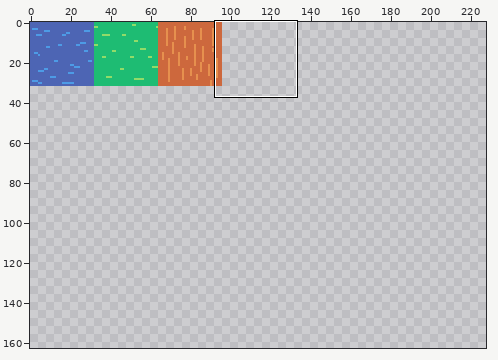
A pixel-art file gets an edit: Game Files/Assets/Sprites/Tilemap.aseprite. Above: a wide view before the commit, with the close-up outlined.
Close-up. As it was:
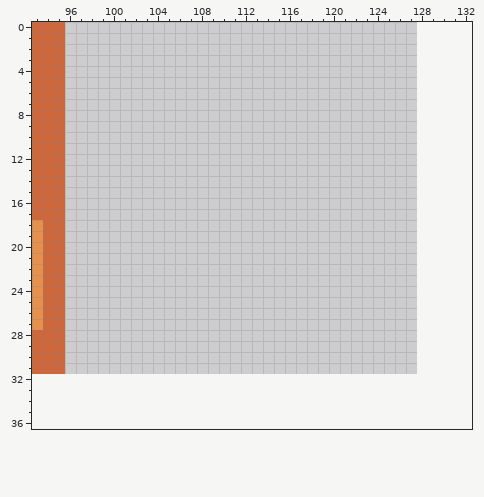
128x32 pixels, 1 frame. Shown: x 93..132, y 0..36. The old version is drawn lined up with the new one, on the new canvas. The wide view leaves out empty margins. The commit also changed other parts of the picture, which this record leaves out.
The result:
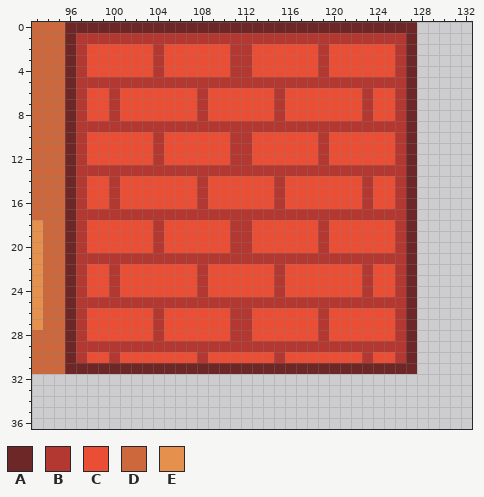
Palette (. is transparent): A #6e2727  B #b33831  C #ea4f36  D #cd683d  E #e6904e
The exact change:
canvas 128x32 -> 256x267
There is now colour A in row 0 at x 96 to 127; in rows 1 to 30 at x 96 and 127; in row 31 at x 96 to 127.
There is now colour B in row 1 at x 97 to 126; in rows 2 to 4 at x 97, 104, 111 to 112, 119 and 126; in row 5 at x 97 to 126; in rows 6 to 8 at x 97, 100, 108, 115, 123 and 126; in row 9 at x 97 to 126; in rows 10 to 12 at x 97, 104, 111 to 112, 119 and 126.
There is now colour B in row 13 at x 97 to 126; in rows 14 to 16 at x 97, 100, 108, 115, 123 and 126; in row 17 at x 97 to 126; in rows 18 to 20 at x 97, 104, 111 to 112, 119 and 126; in row 21 at x 97 to 126; in rows 22 to 24 at x 97, 100, 108, 115, 123 and 126.
There is now colour B in row 25 at x 97 to 126; in rows 26 to 28 at x 97, 104, 111 to 112, 119 and 126; in row 29 at x 97 to 126; in row 30 at x 97, 100, 108, 115, 123 and 126.
There is now colour C in rows 2 to 4 at x 98 to 103, 105 to 110, 113 to 118 and 120 to 125; in rows 6 to 8 at x 98 to 99, 101 to 107, 109 to 114, 116 to 122 and 124 to 125; in rows 10 to 12 at x 98 to 103, 105 to 110, 113 to 118 and 120 to 125; in rows 14 to 16 at x 98 to 99, 101 to 107, 109 to 114, 116 to 122 and 124 to 125; in rows 18 to 20 at x 98 to 103, 105 to 110, 113 to 118 and 120 to 125; in rows 22 to 24 at x 98 to 99, 101 to 107, 109 to 114, 116 to 122 and 124 to 125.
There is now colour C in rows 26 to 28 at x 98 to 103, 105 to 110, 113 to 118 and 120 to 125; in row 30 at x 98 to 99, 101 to 107, 109 to 114, 116 to 122 and 124 to 125.
Where, in picture pixels (left, top, right, bottom), the same in both close-ups:
added: (65, 22, 417, 374)
